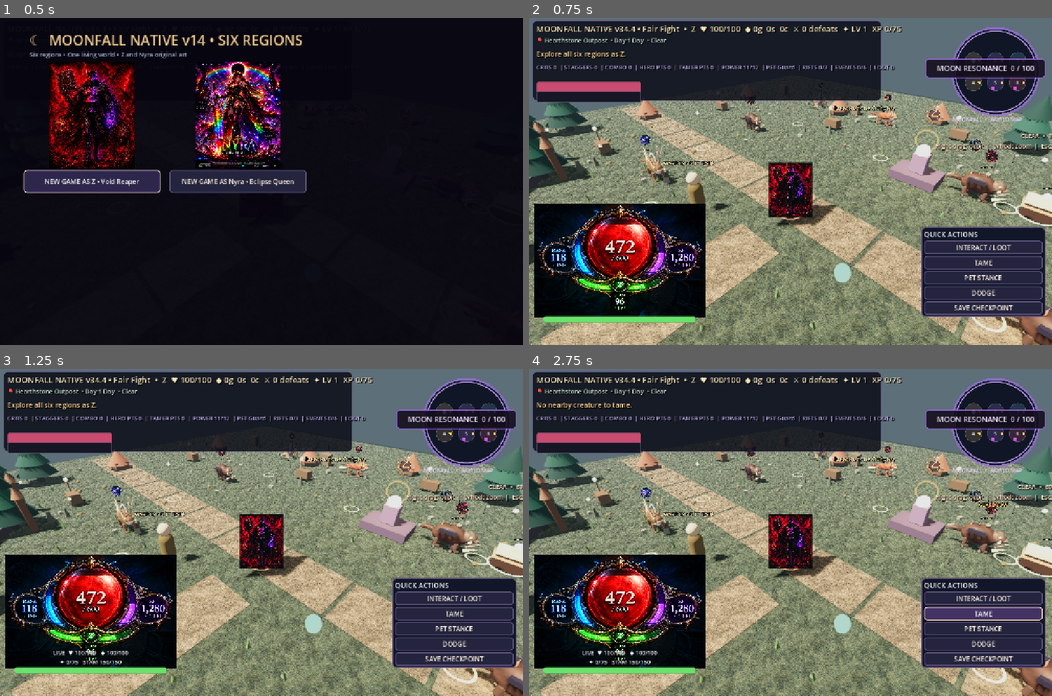
Above: before the commit, frames 1-4 (two rows, left to right).
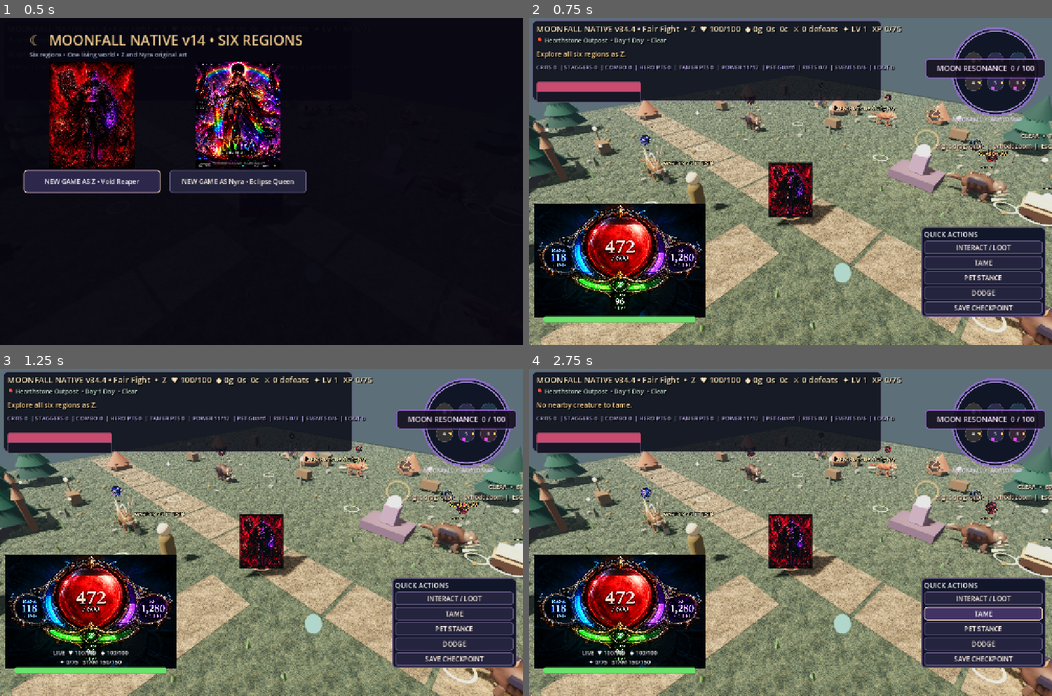
Above: after the commit, the same moments.

Repository: ericgantor-cyber/Moonfall
Game: Godot game, scene res://scenes/main.tscn
Same seed, same stepped clock (60 frames per second), same inputs: the game is played once before the commit and once after it.
Inputs:
- Up to frame 1 (0.5 s): no input
- Up to frame 2 (0.75 s): click "NEW GAME AS Z • Void Reaper" at 0.5 s
- Up to frame 3 (1.25 s): no input
- Up to frame 4 (2.75 s): click "INTERACT / LOOT" at 1.25 s; click "TAME" at 2 s

Frame 1 is identical in both runs. In frame 2, less than 0.1% of the frame differs, in the area x 86-92%, y 40-43%; in frame 3, less than 0.1%; in frame 4, less than 0.1%.

Commit message:
refactor: style guard labels only when created

Diff:
--- a/godot-v38/scripts/native_v38_0.gd
+++ b/godot-v38/scripts/native_v38_0.gd
@@ -365,8 +365,6 @@
    # Reuse one lightweight floating label per enemy, only while guarding.
    var guard_visible:bool=bool(beast["v395_guarding"])
    var guard_label:Label3D=beast.get("v397_guard_label") as Label3D
-   if not guard_visible and not is_instance_valid(guard_label):
-    guard_visible=false
    if not is_instance_valid(guard_label):
     guard_label=Label3D.new()
     guard_label.name="GuardDirection"
